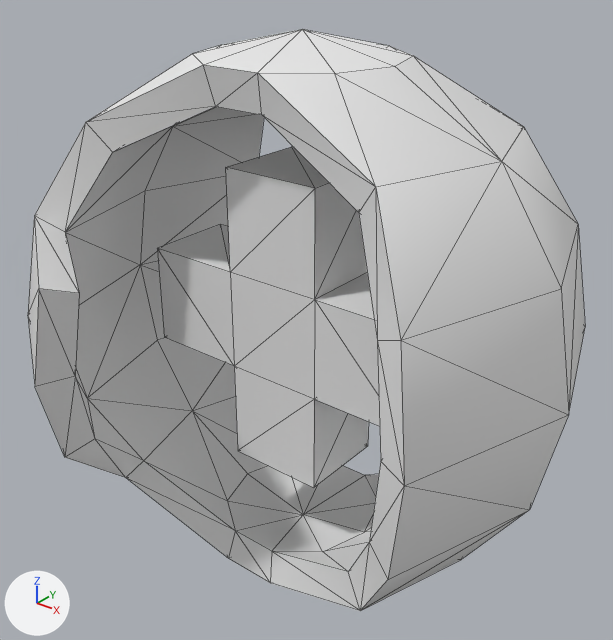
The OBJ model target/default/models/techs/regen/tris.obj: old version first, new version second.
The view is the same before and after, from a camera (50 mm lens) standing at (18.09, -22.38, 34.59) and looking at (0.13, 0.07, 20.67). Arrows for +X, +Y and +Z are at lower left; the lights stay in place. Mesh edges are drawn as thin lines. Where no turn or scale is listed for an object, it has been applied to the vertices.

The older version as bpy lines, for what is in view:
```python
me_tris = bpy.data.meshes.new('tris')
me_tris.from_pydata(...)  # 140 vertices, 276 faces; spans x -10.5..10.5, y -9.5..9.4, z 10.1..31.1
me_tris.materials.append(mat_material02)  # white #e7e7e7
ob_tris = bpy.data.objects.new('tris', me_tris)
ob_tris.location = (0.0, 0.0, 0.0)
```
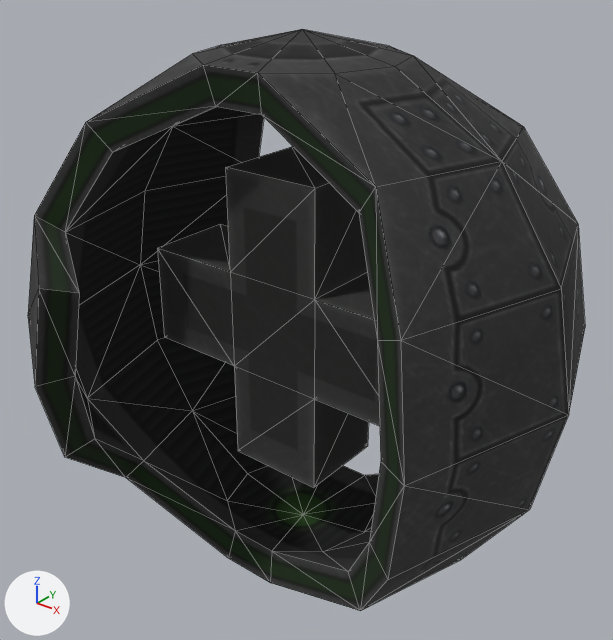
Where the change shows, as pixel boxes (x1, y1, x2, y2) in the pictures (613 x 640 px):
'tris', recoloured (grey to black): (28, 29, 585, 611) in both

Patch to the scene script:
```diff
--- a/target/default/models/techs/regen/tris.obj.py
+++ b/target/default/models/techs/regen/tris.obj.py
@@ img_skin_tga @@
+img_skin_tga = load_image('skin.tga', 'skin.tga', 512, 512, 'sRGB')
@@ mat_skin @@
+mat_skin = principled_material('skin')
+mat_skin.texture = img_skin_tga
+mat_skin.roughness = 1.0
@@ me_tris @@
 me_tris.from_pydata(...)  # 140 vertices, 276 faces; spans x -10.5..10.5, y -9.5..9.4, z 10.1..31.1
-me_tris.materials.append(mat_material02)  # white #e7e7e7
+me_tris.materials.append(mat_skin)  # picture img_skin_tga
```
